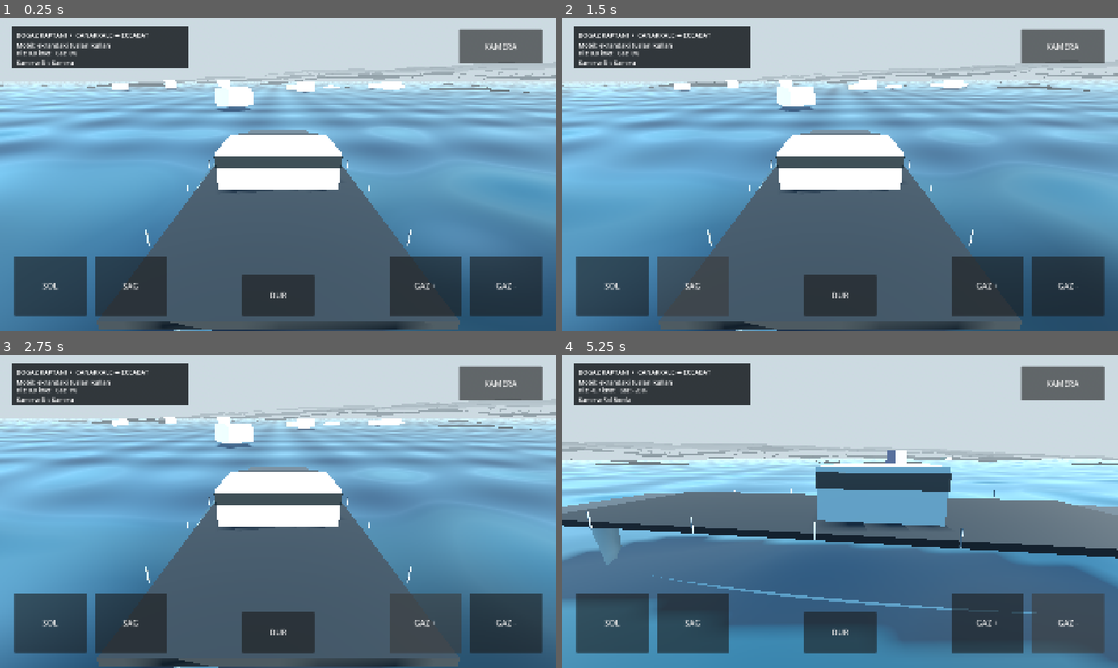
Above: before the commit, frames 1-4 (two rows, left to right).
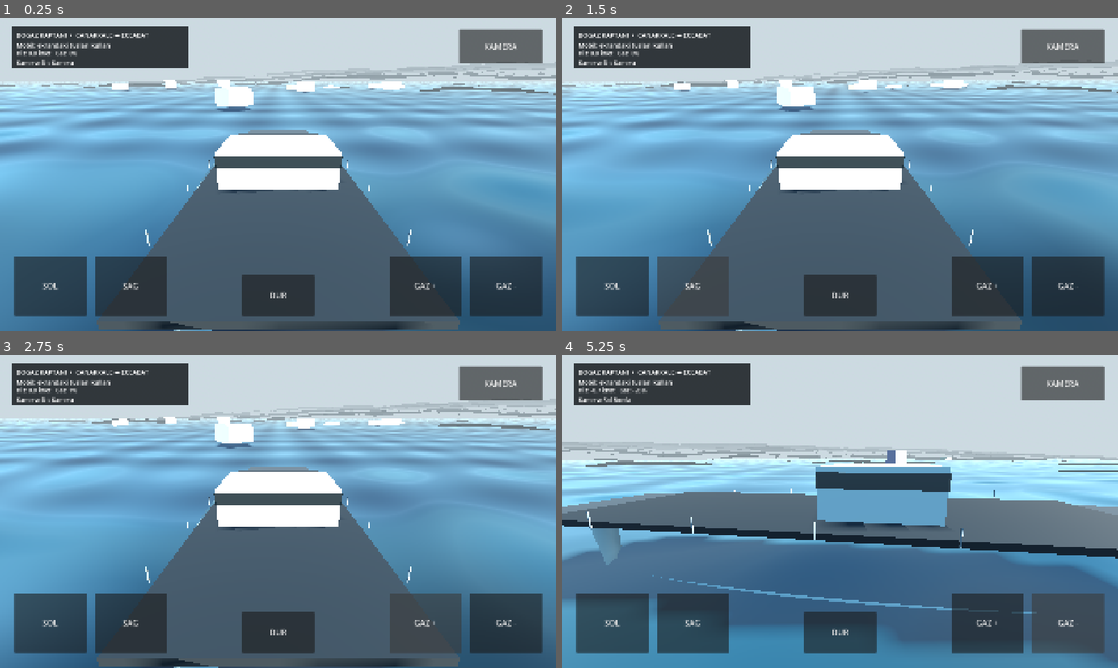
Above: after the commit, the same moments.

Repository: Kabatepe03/bogaz-kaptani
Game: Godot game, scene res://scenes/main.tscn
Two runs of this game, one before a commit and one after it. Both use one fixed random seed, a clock stepped at 60 frames per second and the inputs below.
Inputs:
- Up to frame 1 (0.25 s): no input
- Up to frame 2 (1.5 s): click "SOL" at 0.5 s; click "SAG" at 1.25 s
- Up to frame 3 (2.75 s): click "GAZ +" at 2 s
- Up to frame 4 (5.25 s): click "GAZ -" at 2.75 s; hold D (steer_right) 3.53-4.28 s; tap C (camera_next) at 3.6, 4.35, 5.1 s; hold S (throttle_down) 4.28-5.03 s; hold D (steer_right) from 5.03 s (still down)

The runs differ from the first frame. In frame 1, 0.5% of the frame differs, in the area x 0-100%, y 14-25%; in frame 2, 0.5%; in frame 3, 0.5%; in frame 4, 0.7%, in the area x 0-100%, y 27-38%.

Commit message:
feat: improve terrain shading and expose terrain height sampling

Diff:
--- a/scripts/terrain_builder.gd
+++ b/scripts/terrain_builder.gd
@@ -2,6 +2,39 @@
 extends RefCounted
 
 static func make_landmass(center: Vector3, extent: Vector2, coastal_sign: float, seed: int) -> MeshInstance3D:
+	var noise := _make_noise(seed)
+	var st := SurfaceTool.new()
+	st.begin(Mesh.PRIMITIVE_TRIANGLES)
+	var n: int = 96
+	for z in range(n):
+		for x in range(n):
+			if x == n - 1 or z == n - 1:
+				continue
+			var u0: float = float(x) / float(n - 1)
+			var v0: float = float(z) / float(n - 1)
+			var u1: float = float(x + 1) / float(n - 1)
+			var v1: float = float(z + 1) / float(n - 1)
+			_emit_quad(st, center, extent, coastal_sign, noise, u0, v0, u1, v1)
+	st.generate_normals()
+	var mesh := st.commit()
+	var node := MeshInstance3D.new()
+	node.mesh = mesh
+	var mat := StandardMaterial3D.new()
+	mat.vertex_color_use_as_albedo = true
+	mat.roughness = 0.92
+	mat.metallic = 0.0
+	node.material_override = mat
+	return node
+
+static func height_at(center: Vector3, extent: Vector2, coastal_sign: float, seed: int, world_x: float, world_z: float) -> float:
+	var noise := _make_noise(seed)
+	var lx := world_x - center.x
+	var lz := world_z - center.z
+	if abs(lx) > extent.x * 0.5 or abs(lz) > extent.y * 0.5:
+		return 0.0
+	return center.y + _height_local(center, extent, coastal_sign, noise, lx, lz)
+
+static func _make_noise(seed: int) -> FastNoiseLite:
 	var noise := FastNoiseLite.new()
 	noise.seed = seed
 	noise.noise_type = FastNoiseLite.TYPE_SIMPLEX_SMOOTH
@@ -9,45 +42,48 @@
 	noise.fractal_octaves = 5
 	noise.fractal_gain = 0.52
 	noise.fractal_lacunarity = 2.1
-
-	var st := SurfaceTool.new()
-	st.begin(Mesh.PRIMITIVE_TRIANGLES)
-	var n: int = 72
-	for z in range(n):
-		for x in range(n):
-			var u0: float = float(x) / float(n - 1)
-			var v0: float = float(z) / float(n - 1)
-			var u1: float = float(x + 1) / float(n - 1)
-			var v1: float = float(z + 1) / float(n - 1)
-			if x == n - 1 or z == n - 1:
-				continue
-			_emit_quad(st, center, extent, coastal_sign, noise, u0, v0, u1, v1)
-	st.generate_normals()
-	var mesh := st.commit()
-	var node := MeshInstance3D.new()
-	node.mesh = mesh
-	var mat := StandardMaterial3D.new()
-	mat.albedo_color = Color(0.20, 0.27, 0.12)
-	mat.roughness = 0.96
-	mat.metallic = 0.0
-	node.material_override = mat
-	return node
+	return noise
 
 static func _emit_quad(st: SurfaceTool, center: Vector3, extent: Vector2, sign_dir: float, noise: FastNoiseLite, u0: float, v0: float, u1: float, v1: float) -> void:
 	var p00 := _point(center, extent, sign_dir, noise, u0, v0)
 	var p10 := _point(center, extent, sign_dir, noise, u1, v0)
 	var p01 := _point(center, extent, sign_dir, noise, u0, v1)
 	var p11 := _point(center, extent, sign_dir, noise, u1, v1)
-	for p in [p00, p01, p10, p10, p01, p11]:
-		st.set_uv(Vector2(p.x / extent.x, p.z / extent.y))
-		st.add_vertex(p)
+	_emit_vertex(st, p00, extent)
+	_emit_vertex(st, p01, extent)
+	_emit_vertex(st, p10, extent)
+	_emit_vertex(st, p10, extent)
+	_emit_vertex(st, p01, extent)
+	_emit_vertex(st, p11, extent)
+
+static func _emit_vertex(st: SurfaceTool, p: Vector3, extent: Vector2) -> void:
+	st.set_uv(Vector2(p.x / extent.x, p.z / extent.y))
+	st.set_color(_terrain_color(p.y))
+	st.add_vertex(p)
+
+static func _terrain_color(h: float) -> Color:
+	if h < 3.0:
+		return Color(0.66, 0.60, 0.43)
+	if h < 18.0:
+		var t := inverse_lerp(3.0, 18.0, h)
+		return Color(0.48, 0.50, 0.27).lerp(Color(0.24, 0.36, 0.16), t)
+	if h < 85.0:
+		var t2 := inverse_lerp(18.0, 85.0, h)
+		return Color(0.24, 0.36, 0.16).lerp(Color(0.14, 0.27, 0.11), t2)
+	if h < 150.0:
+		var t3 := inverse_lerp(85.0, 150.0, h)
+		return Color(0.14, 0.27, 0.11).lerp(Color(0.30, 0.30, 0.24), t3)
+	return Color(0.34, 0.33, 0.29)
 
 static func _point(center: Vector3, extent: Vector2, sign_dir: float, noise: FastNoiseLite, u: float, v: float) -> Vector3:
 	var lx: float = (u - 0.5) * extent.x
 	var lz: float = (v - 0.5) * extent.y
+	var h := _height_local(center, extent, sign_dir, noise, lx, lz)
+	return center + Vector3(lx, h, lz)
+
+static func _height_local(center: Vector3, extent: Vector2, sign_dir: float, noise: FastNoiseLite, lx: float, lz: float) -> float:
 	var coastal: float = float(clamp((sign_dir * lx + extent.x * 0.23) / (extent.x * 0.46), 0.0, 1.0))
 	var ridge: float = float(pow(coastal, 1.35)) * 150.0
 	var macro: float = noise.get_noise_2d(center.x + lx, center.z + lz) * 48.0
 	var micro: float = noise.get_noise_2d((center.x + lx) * 2.7, (center.z + lz) * 2.7) * 9.0
-	var h: float = maxf(-8.0, ridge + macro + micro - 16.0)
-	return center + Vector3(lx, h, lz)
+	return maxf(-8.0, ridge + macro + micro - 16.0)
